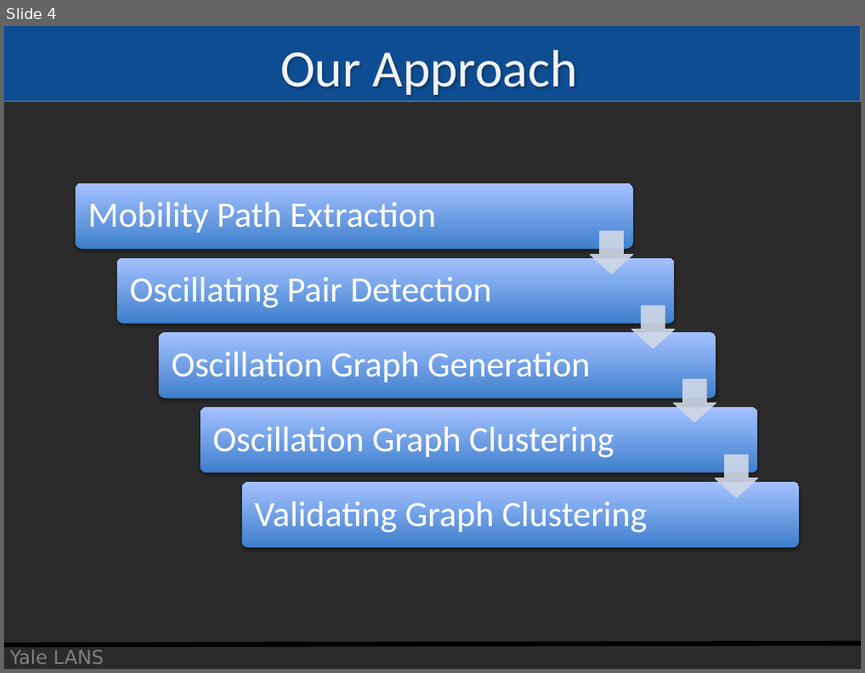
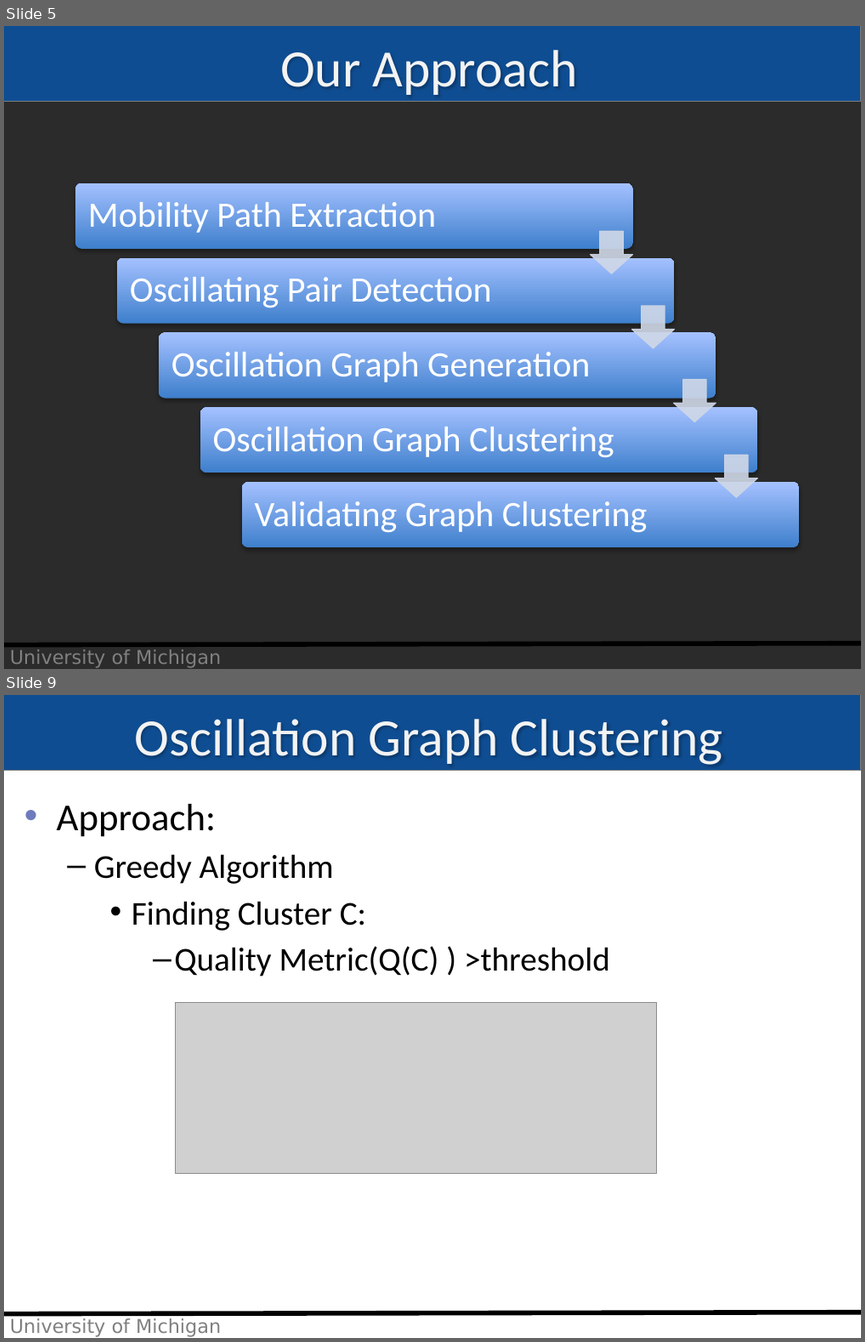
Before and after one commit to imehrdad2012/EECS589, a slide deck: Presentation/moradi_class19.pptx. Shown one above the other, each under a label of ours: slide 4 before the commit, slides 5 and 9 after it; the slides between them are not shown. The pictures are 865x673 and 865x1342 pixels, drawn with LibreOffice and Linux fonts; fonts in the diff are those of the drawing; grey boxes stand for pictures; background and template pictures are left out; a plain dark background stands for a picture behind light text. Boxes give left, top, right and bottom in pixels: in the first picture for what was removed or moved away, otherwise in the second. Text is boxed around its words. In the diff, an @@ line names an element or a change of style, - is before the commit and + after.

```diff
--- a/Presentation/moradi_class19.pptx
+++ b/Presentation/moradi_class19.pptx
@@ slide 9 added at (4, 695, 861, 1338), background picture (left out); not listed: 3 template elements that a slide beside it also shows @@
@@ title added at (135, 719, 723, 765), 44 pt, text #F3F3F3 @@
+Oscillation Graph Clustering
@@ text added at (57, 804, 610, 976), 28 pt, text #000000 @@
+• Approach:
+  – Greedy Algorithm
+    • Finding Cluster C:
+      – Quality Metric(Q(C) ) >threshold
@@ picture added at (176, 1002, 657, 1173) @@
@@ what was slide 4 is now slide 5 @@
@@ slide 5 changed as well @@
@@ text removed at (10, 649, 103, 664) @@
-Yale LANS
@@ text added at (10, 649, 221, 668), 16 pt, text #808080 @@
+University of Michigan
```
Also in this commit, not shown: 6 other slides changed, 2 other slides added, 1 slide removed.
